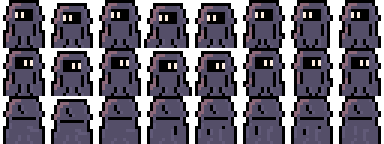
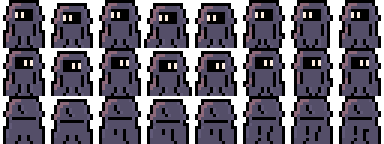
Layers edited between the first and the second (384, 144) image:
painted on "UpRun6" over [351, 126, 369, 144]
painted on "UpRun5" over [303, 126, 321, 144]
painted on "UpRun4" over [255, 126, 273, 144]
painted on "UpRun3" over [195, 96, 237, 144]
painted on "UpRun2" over [147, 96, 189, 144]
painted on "UpRun1" over [111, 129, 135, 144]
painted on "Up2" over [63, 129, 87, 144]
painted on "Up1" over [15, 126, 39, 144]
